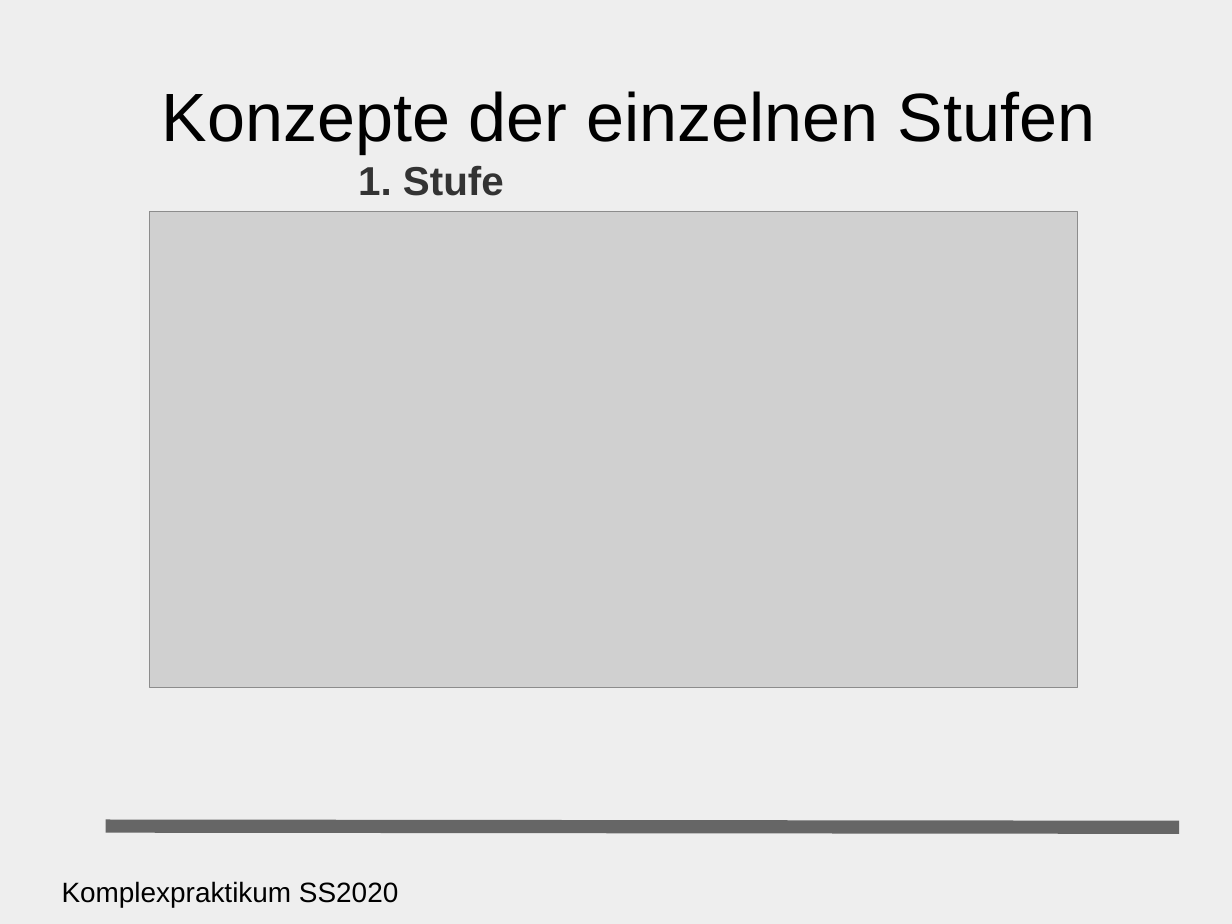
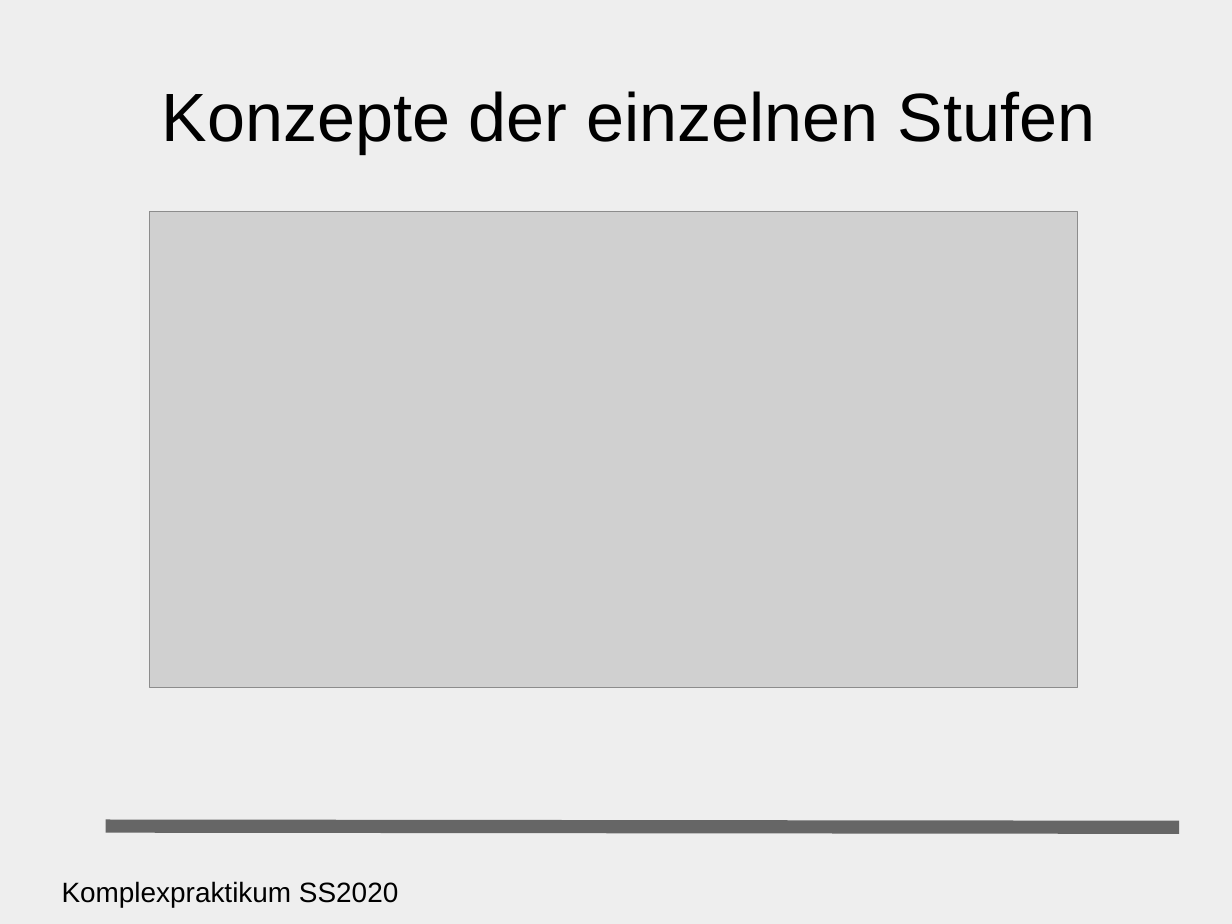
Before and after one commit to cornzz/ckpa-compressor, a slide deck: slide 9 of präsentation.odp (slide 8 before the commit). Drawn at 1232x924 pixels with LibreOffice and Linux fonts; fonts in the diff are those of the drawing; grey boxes stand for pictures. Boxes give left, top, right and bottom in pixels: in the first picture for what was removed or moved away, otherwise in the second. Text is boxed around its words. In the diff, an @@ line names an element or a change of style, - is before the commit and + after.

```diff
--- a/präsentation.odp
+++ b/präsentation.odp
@@ text removed at <box>358,165,504,196</box> @@
-1. Stufe
```
Also in this commit, not shown: 3 other slides changed, 1 slide added, 1 other file.
